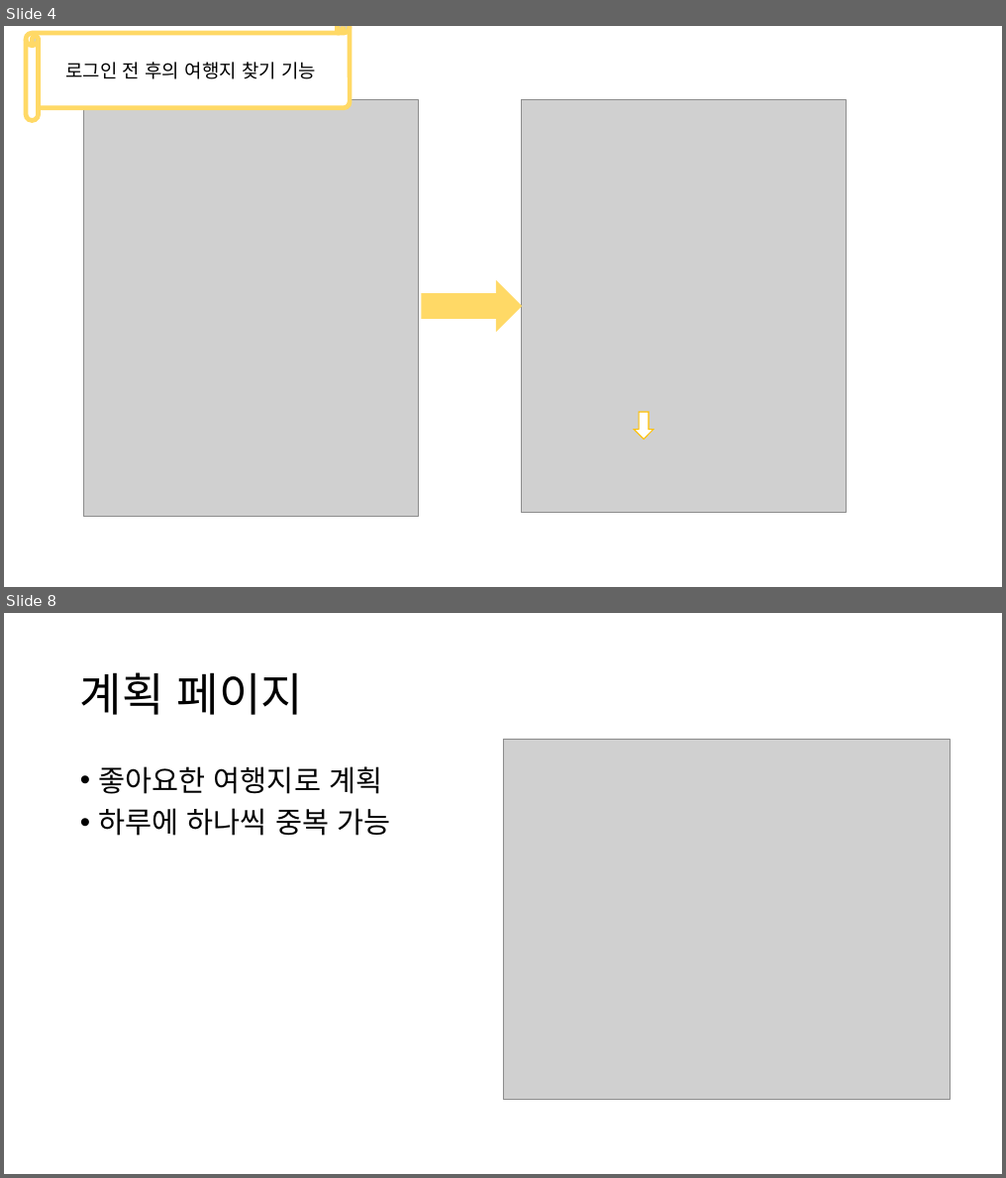
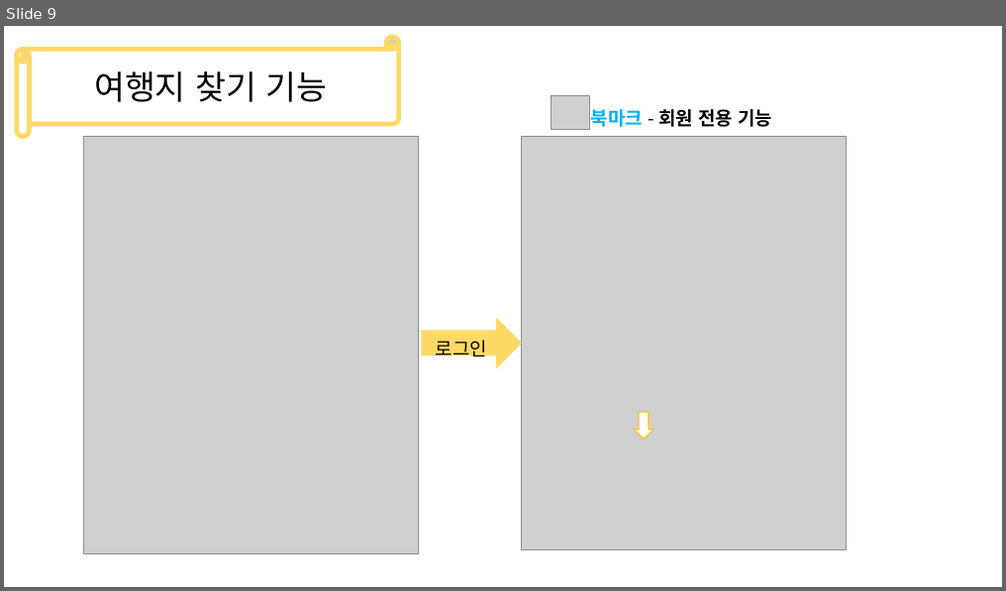
Before and after one commit to Grat3Su/EnjoyTrip, a slide deck: 부울경 3반 1조.pptx. Shown one above the other, each under a label of ours: slides 4 and 8 before the commit, slide 9 after it; the slides between them are not shown. The pictures are 1006x1178 and 1006x591 pixels, drawn with LibreOffice and Linux fonts; fonts in the diff are those of the drawing; grey boxes stand for pictures. Boxes give left, top, right and bottom in pixels: in the first picture for what was removed or moved away, otherwise in the second. Text is boxed around its words. In the diff, an @@ line names an element or a change of style, - is before the commit and + after.

```diff
--- a/부울경 3반 1조.pptx
+++ b/부울경 3반 1조.pptx
@@ slide 8 removed at <box>4,613,1002,1174</box>, background #FFFFFF @@
@@ title removed at <box>80,672,303,715</box> @@
-계획 페이지
@@ picture removed at <box>503,739,950,1100</box> @@
@@ text removed at <box>99,766,390,836</box> @@
-• 좋아요한 여행지로 계획
-• 하루에 하나씩 중복 가능
@@ what was slide 4 is now slide 9 @@
@@ slide 9 changed as well @@
@@ horizontal scroll "여행지 찾기 기능": place and size @@
-horizontal scroll "여행지 찾기 기능" at <box>26,26,350,121</box>
+horizontal scroll "여행지 찾기 기능" at <box>17,37,399,137</box>
@@ text in horizontal scroll at <box>94,72,328,102</box>: text changed; size 18 to 32 pt @@
-로그인 전 후의 여행지 찾기 기능
+여행지 찾기 기능
@@ picture added at <box>550,96,589,129</box> @@
@@ text added at <box>591,109,772,127</box>, 18 pt, text #000000, bold @@
+북마크 - 회원 전용 기능
@@ 2 pictures, 1 right arrow: place and size @@
-2 pictures, 1 right arrow at <box>83,99,846,516</box>
+2 pictures, 1 right arrow at <box>83,137,846,554</box>
@@ text added at <box>436,340,487,362</box>, 18 pt, text #000000 @@
+로그인
```
Also in this commit, not shown: 5 other slides changed, 9 slides added, 1 other slide removed, 5 other files.
